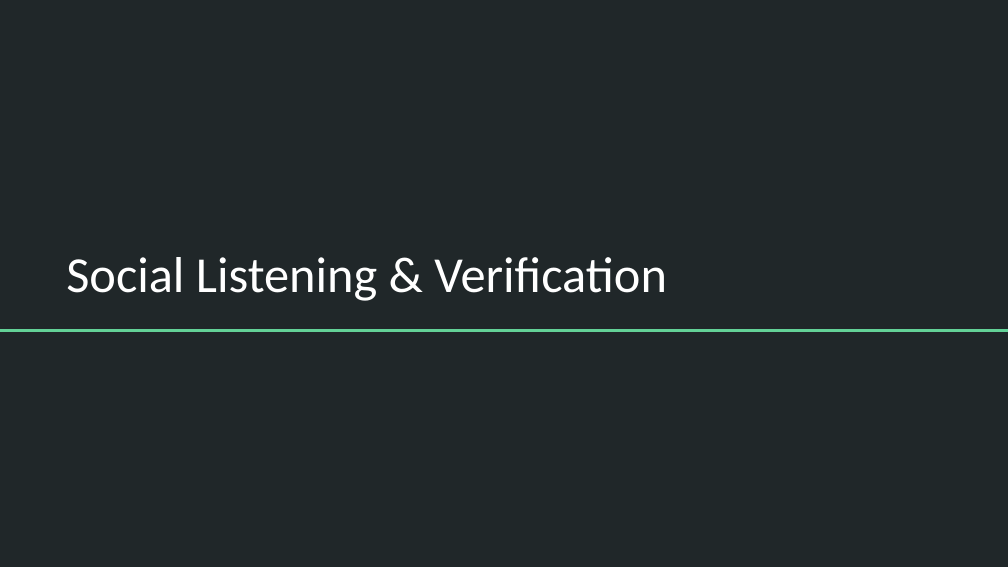
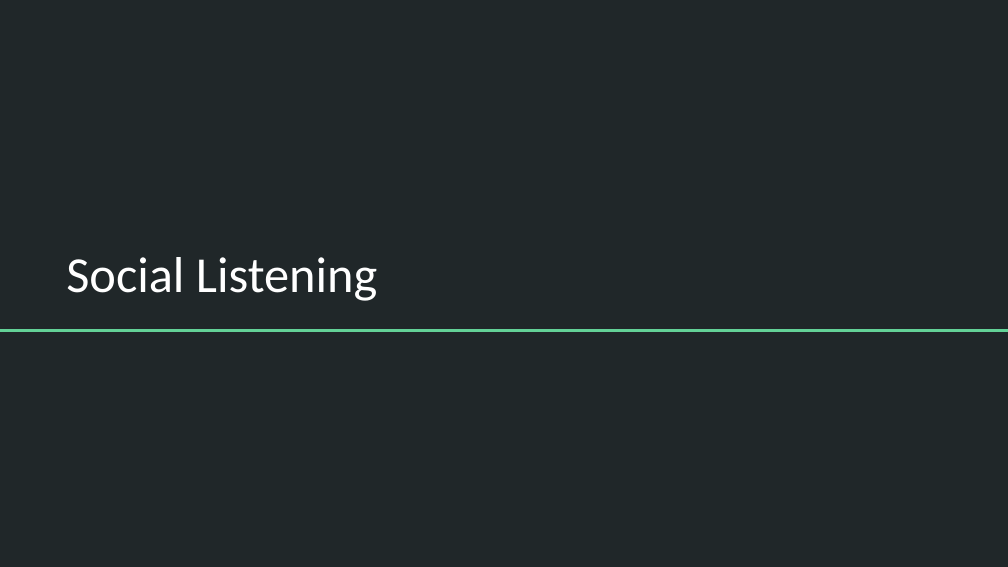
Before and after one commit to aapyles/CNS, a slide deck: slide 2 of bootcamp/storytelling.pptx. Drawn at 1008x567 pixels with LibreOffice and Linux fonts; fonts in the diff are those of the drawing. Boxes give left, top, right and bottom in pixels: in the first picture for what was removed or moved away, otherwise in the second. Text is boxed around its words. In the diff, an @@ line names an element or a change of style, - is before the commit and + after.

```diff
--- a/bootcamp/storytelling.pptx
+++ b/bootcamp/storytelling.pptx
@@ title at <box>66,257,377,301</box>: text changed @@
-Social Listening & Verification
+Social Listening
```
Also in this commit, not shown: 3 other slides changed, 1 slide added, 3 other files.
